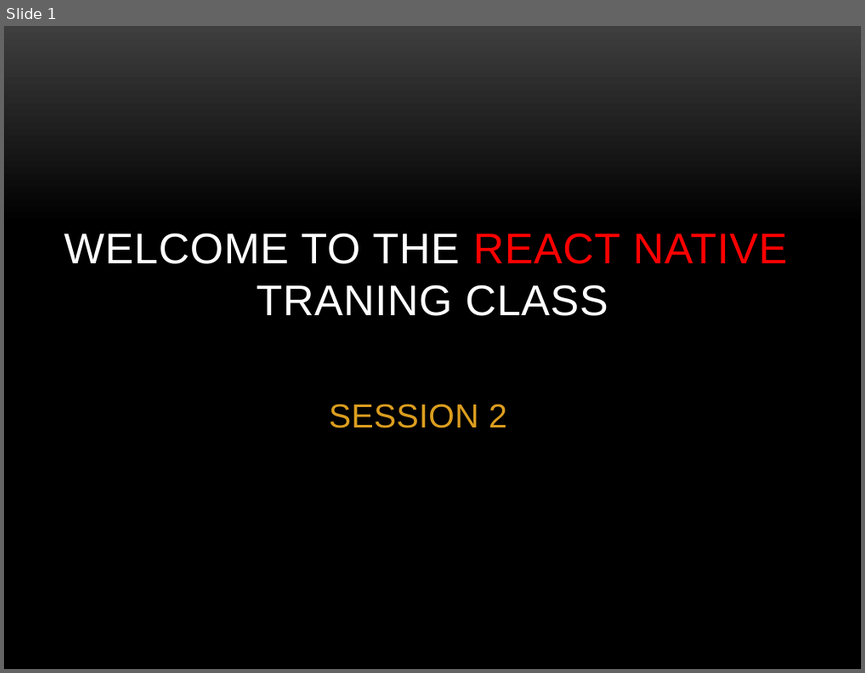
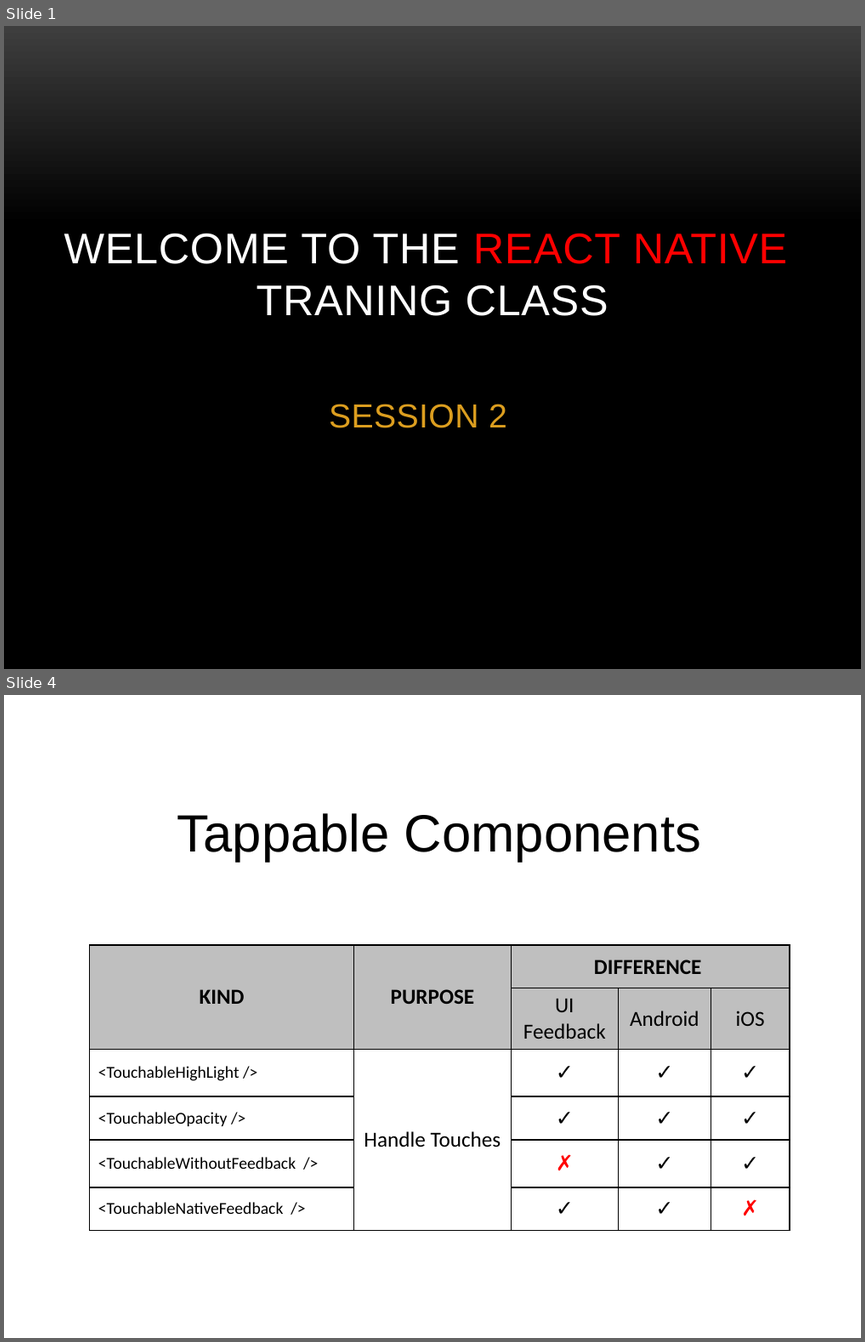
Before and after one commit to quydongnasts/Documents, a slide deck: PowerPoint/REACT-NATIVE.pptx. Shown one above the other, each under a label of ours: slide 1 before the commit, slides 1 and 4 after it; the slides between them are not shown. The pictures are 865x673 and 865x1342 pixels, drawn with LibreOffice and Linux fonts; fonts in the diff are those of the drawing; background and template pictures are left out. Boxes give left, top, right and bottom in pixels: in the first picture for what was removed or moved away, otherwise in the second. Text is boxed around its words. In the diff, an @@ line names an element or a change of style, - is before the commit and + after.

```diff
--- a/PowerPoint/REACT-NATIVE.pptx
+++ b/PowerPoint/REACT-NATIVE.pptx
@@ slide 4 added at <box>4,695,861,1338</box>, background #FFFFFF @@
@@ text added at <box>177,813,701,861</box>, 44 pt, text #000000 @@
+Tappable Components
@@ table added at <box>90,945,789,1230</box>, 6 rows, 5 columns @@
+KIND | PURPOSE | DIFFERENCE |  | 
+ |  | UI Feedback | Android | iOS
+<TouchableHighLight /> | Handle Touches | ✓ | ✓ | ✓
+<TouchableOpacity /> |  | ✓ | ✓ | ✓
+<TouchableWithoutFeedback /> |  | ✗ | ✓ | ✓
+<TouchableNativeFeedback /> |  | ✓ | ✓ | ✗
```
Also in this commit, not shown: 2 slides changed, 5 other slides added, 1 slide removed.
